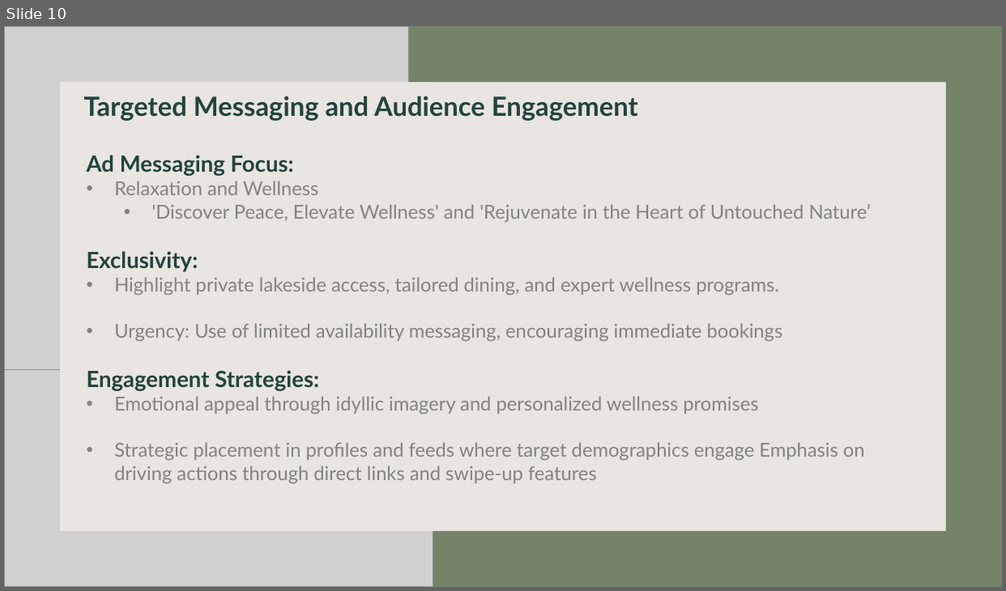
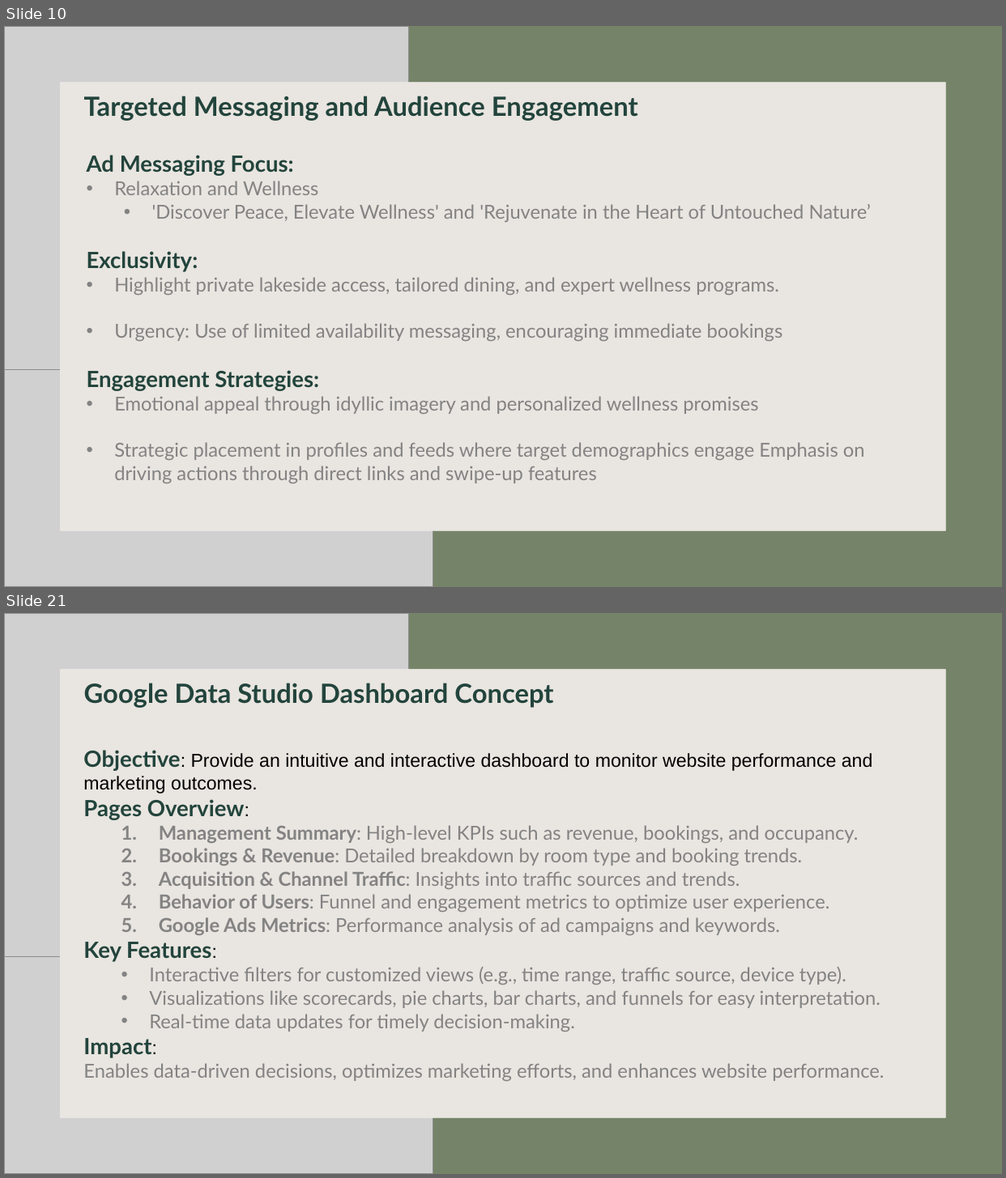
Before and after one commit to markusKoppensteiner1998/digitalMarketing, a slide deck: DIGMA_Presentation.pptx. Shown one above the other, each under a label of ours: slide 10 before the commit, slides 10 and 21 after it; the slides between them are not shown. The pictures are 1006x591 and 1006x1178 pixels, drawn with LibreOffice and Linux fonts; fonts in the diff are those of the drawing; grey boxes stand for pictures; background and template pictures are left out. Boxes give left, top, right and bottom in pixels: in the first picture for what was removed or moved away, otherwise in the second. Text is boxed around its words. In the diff, an @@ line names an element or a change of style, - is before the commit and + after.

```diff
--- a/DIGMA_Presentation.pptx
+++ b/DIGMA_Presentation.pptx
@@ slide 21 added at (x1=4, y1=613, x2=1002, y2=1174), background #FFFFFF @@
@@ rectangle added at (x1=4, y1=613, x2=1002, y2=1174), fill #758468 @@
@@ picture added at (x1=4, y1=613, x2=409, y2=956) @@
@@ picture added at (x1=4, y1=670, x2=433, y2=1174) @@
@@ rectangle added at (x1=59, y1=669, x2=945, y2=1118), fill #E0DAD4 at 70% opacity @@
@@ rectangle added at (x1=60, y1=669, x2=946, y2=1118), fill #FFFFFF @@
@@ text added at (x1=84, y1=683, x2=553, y2=708), 25.5 pt, text #22443C, bold @@
+Google Data Studio Dashboard Concept
@@ text added at (x1=83, y1=750, x2=884, y2=1081), 18.5 pt, text #838383 @@
+Objective: Provide an intuitive and interactive dashboard to monitor website performance and marketing outcomes.
+Pages Overview:
+  1. Management Summary: High-level KPIs such as revenue, bookings, and occupancy.
+  2. Bookings & Revenue: Detailed breakdown by room type and booking trends.
+  3. Acquisition & Channel Traffic: Insights into traffic sources and trends.
+  4. Behavior of Users: Funnel and engagement metrics to optimize user experience.
+  5. Google Ads Metrics: Performance analysis of ad campaigns and keywords.
+Key Features:
+  • Interactive filters for customized views (e.g., time range, traffic source, device type).
+  • Visualizations like scorecards, pie charts, bar charts, and funnels for easy interpretation.
+  • Real-time data updates for timely decision-making.
+Impact:
+Enables data-driven decisions, optimizes marketing efforts, and enhances website performance.
```
Also in this commit, not shown: 13 other slides added, 1 other file.
